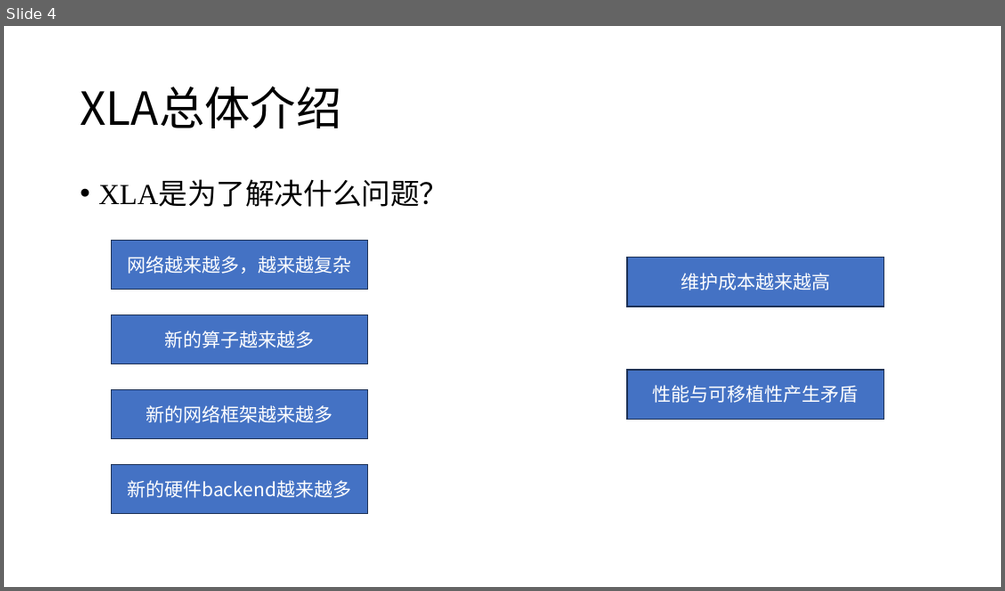
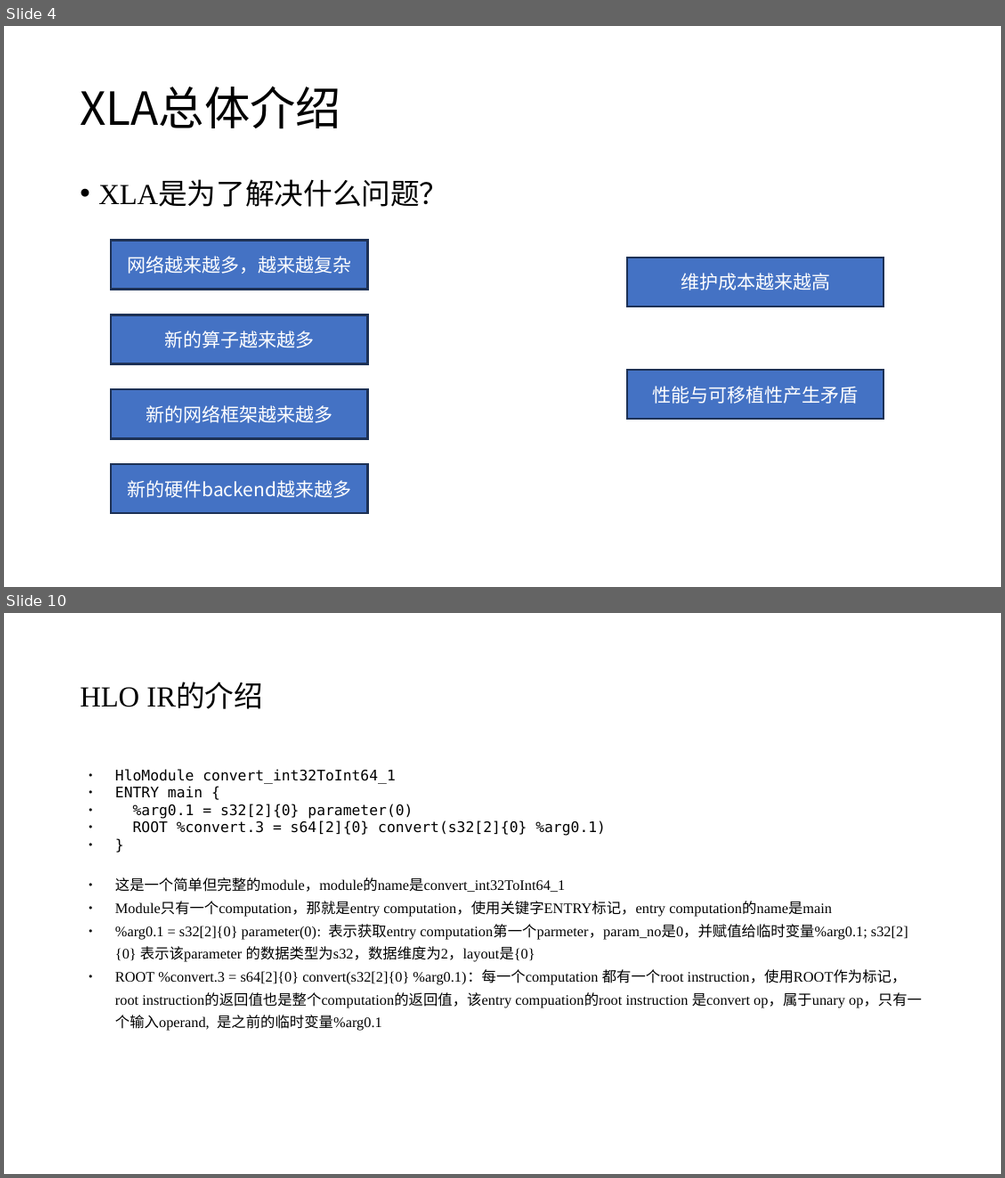
Before and after one commit to EchoWangHF/Blogs, a slide deck: xla/xla简介.pptx. Shown one above the other, each under a label of ours: slide 4 before the commit, slides 4 and 10 after it; the slides between them are not shown. The pictures are 1005x591 and 1005x1178 pixels, drawn with LibreOffice and Linux fonts; fonts in the diff are those of the drawing. Boxes give left, top, right and bottom in pixels: in the first picture for what was removed or moved away, otherwise in the second. Text is boxed around its words. In the diff, an @@ line names an element or a change of style, - is before the commit and + after.

```diff
--- a/xla/xla简介.pptx
+++ b/xla/xla简介.pptx
@@ slide 10 added at (4,613,1001,1174), background #FFFFFF @@
@@ text added at (80,683,263,709), 28 pt, text #000000 @@
+HLO IR的介绍
@@ text added at (115,769,922,1030), 14 pt, text #000000 @@
+● HloModule convert_int32ToInt64_1
+● ENTRY main {
+● %arg0.1 = s32[2]{0} parameter(0)
+● ROOT %convert.3 = s64[2]{0} convert(s32[2]{0} %arg0.1)
+● }
+● 这是一个简单但完整的module，module的name是convert_int32ToInt64_1
+● Module只有一个computation，那就是entry computation，使用关键字ENTRY标记，entry computation的name是main
+● %arg0.1 = s32[2]{0} parameter(0): 表示获取entry computation第一个parmeter，param_no是0，并赋值给临时变量%arg0.1; s32[2]{0} 表示该parameter 的数据类型为s32，数据维度为2，layout是{0}
+● ROOT %convert.3 = s64[2]{0} convert(s32[2]{0} %arg0.1)：每一个computation 都有一个root instruction，使用ROOT作为标记，root instruction的返回值也是整个computation的返回值，该entry compuation的root instruction 是convert op，属于unary op，只有一个输入operand, 是之前的临时变量%arg0.1
```
Also in this commit, not shown: 1 other slide changed, 23 other slides added, 1 slide removed.
